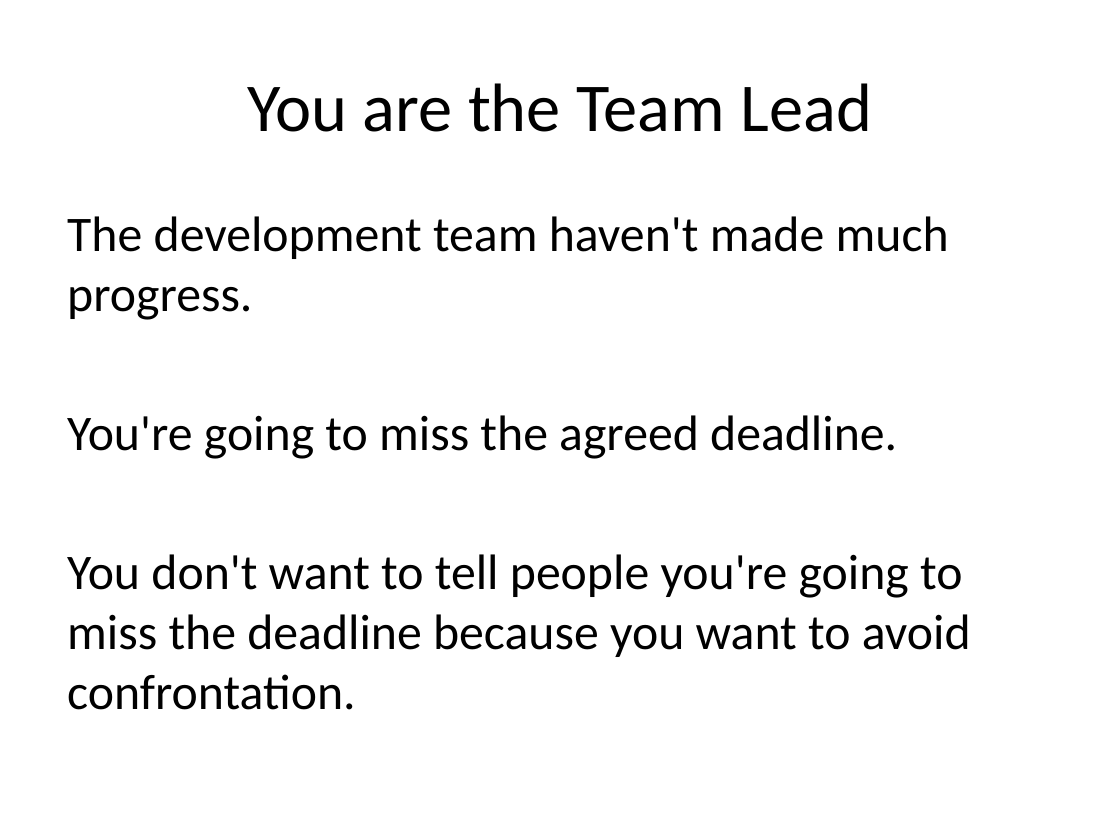
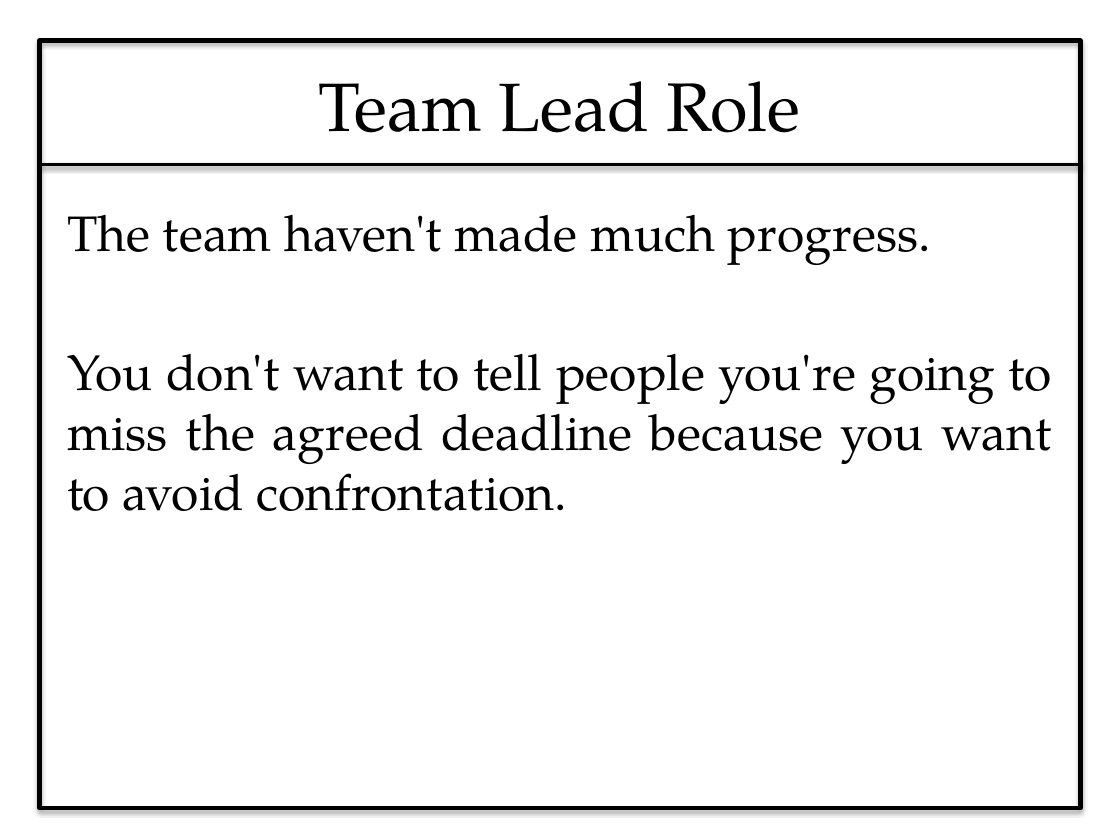
Before and after one commit to tumbarumba/effective-communication, a slide deck: slide 23 of The Fellowship of the Ring.pptx (slide 24 before the commit). Drawn at 1120x840 pixels with LibreOffice and Linux fonts; fonts in the diff are those of the drawing. Boxes give left, top, right and bottom in pixels: in the first picture for what was removed or moved away, otherwise in the second. Text is boxed around its words. In the diff, an @@ line names an element or a change of style, - is before the commit and + after.

```diff
--- a/The Fellowship of the Ring.pptx
+++ b/The Fellowship of the Ring.pptx
@@ rectangle added at bbox=[39, 40, 1080, 808], outline #000000 3 pt @@
@@ title at bbox=[319, 81, 801, 133]: text changed; font Calibri to TeX Gyre Pagella @@
-You are the Team Lead
+Team Lead Role
@@ line added from (39, 165) to (1081, 165), #000000 2 pt @@
@@ text at bbox=[67, 215, 1052, 511]: text changed; font Calibri to TeX Gyre Pagella @@
-The development team haven't made much progress.
-You're going to miss the agreed deadline.
-You don't want to tell people you're going to miss the deadline because you want to avoid confrontation.
+The team haven't made much progress.
+You don't want to tell people you're going to miss the agreed deadline because you want to avoid confrontation.
```
Also in this commit, not shown: 19 other slides changed, 6 slides added, 5 slides removed.
